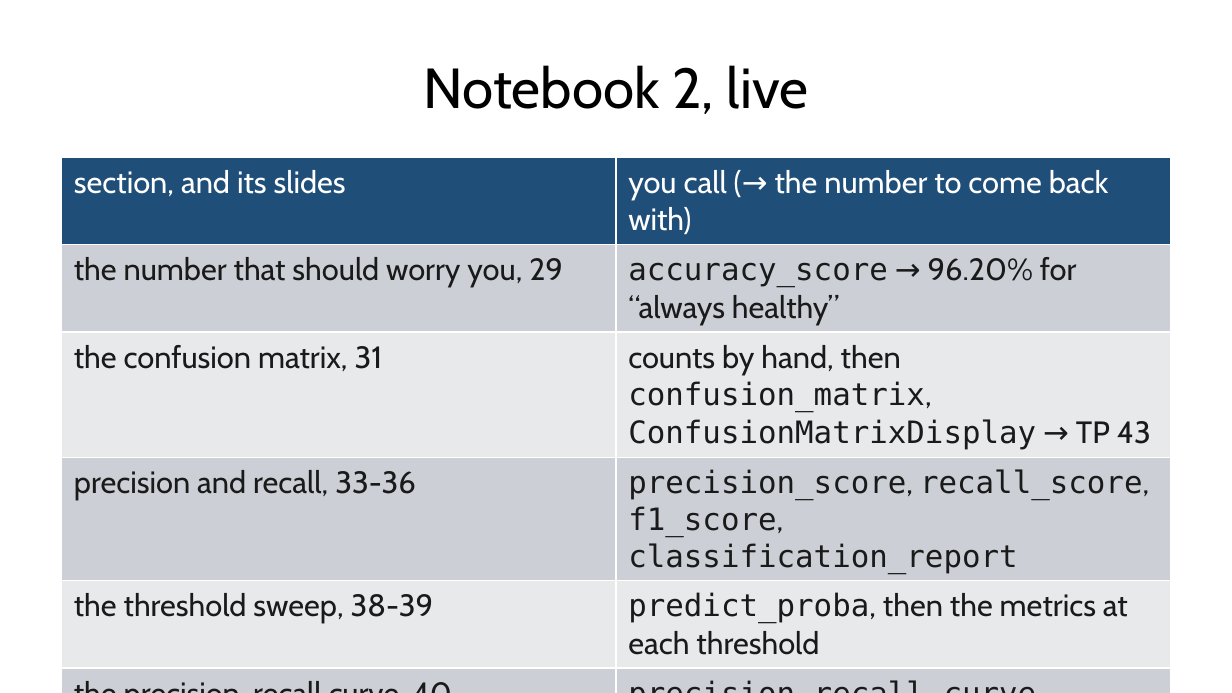
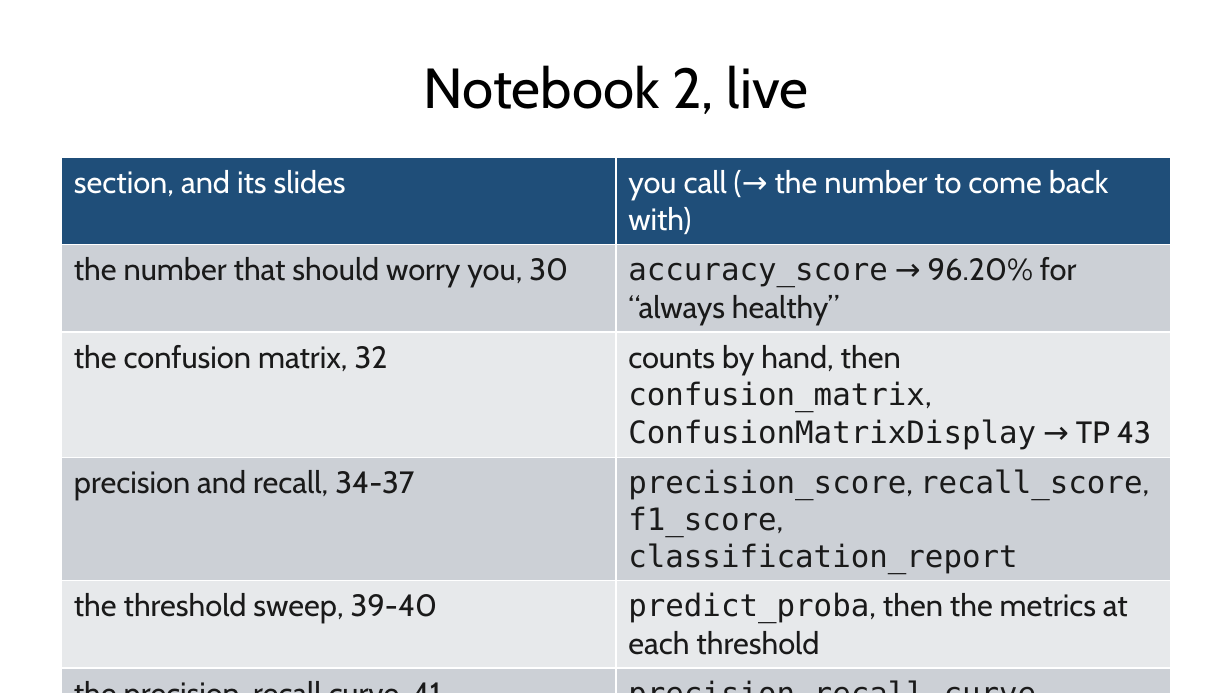
Before and after one commit to fabioantonini/technologies-for-artificial-intelligence, a slide deck: slide 38 of Lessons/04_classification_and_metrics/Slides/classification_and_metrics_slides.pptx (slide 37 before the commit). Drawn at 1232x693 pixels with LibreOffice and Linux fonts; fonts in the diff are those of the drawing; background and template pictures are left out. Boxes give left, top, right and bottom in pixels: in the first picture for what was removed or moved away, otherwise in the second. Text is boxed around its words. In the diff, an @@ line names an element or a change of style, - is before the commit and + after.

```diff
--- a/Lessons/04_classification_and_metrics/Slides/classification_and_metrics_slides.pptx
+++ b/Lessons/04_classification_and_metrics/Slides/classification_and_metrics_slides.pptx
@@ table at (x1=62, y1=158, x2=1170, y2=659) @@
-row 2, column 1: the number that should worry you, 29
+row 2, column 1: the number that should worry you, 30
-row 3, column 1: the confusion matrix, 31
+row 3, column 1: the confusion matrix, 32
-row 4, column 1: precision and recall, 33-36
+row 4, column 1: precision and recall, 34-37
-row 5, column 1: the threshold sweep, 38-39
+row 5, column 1: the threshold sweep, 39-40
-row 6, column 1: the precision-recall curve, 40
+row 6, column 1: the precision-recall curve, 41
```
Also in this commit, not shown: 3 other slides changed, 3 slides added, 7 other files.
